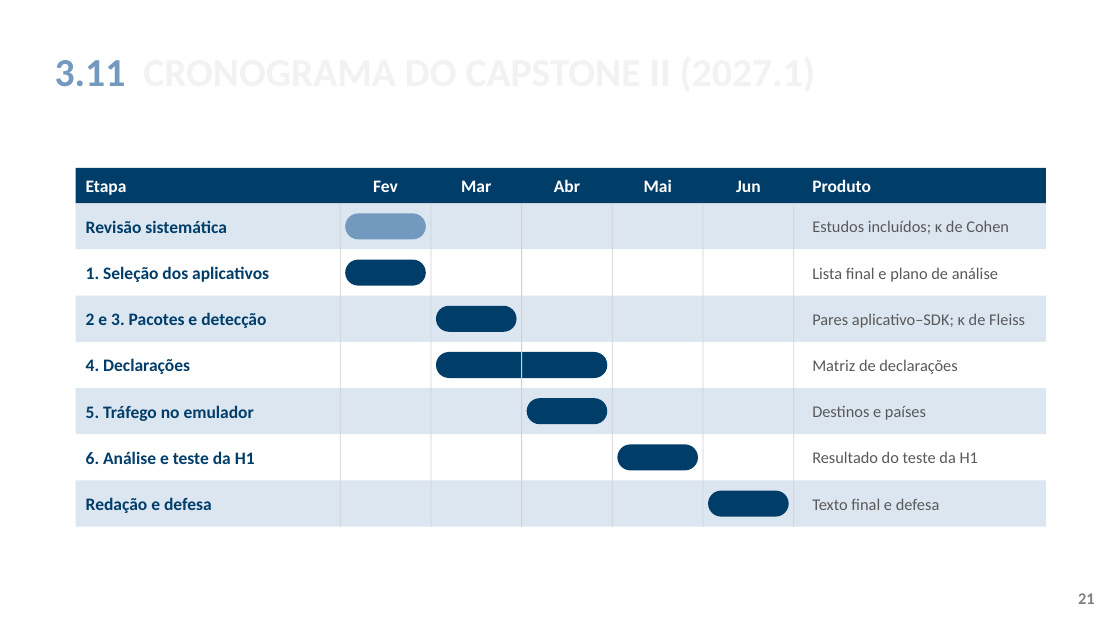
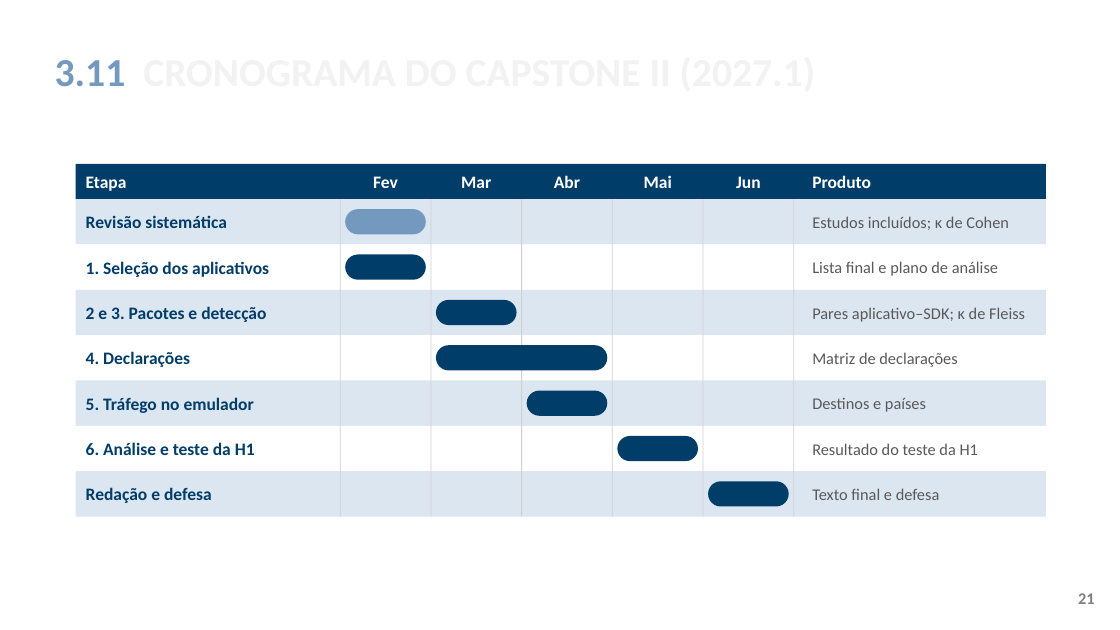
Before and after one commit to ClaudioAMF1/TCC, a slide deck: slide 21 of tcc/apresentacao/apresentacao-defesa-final.pptx. Drawn at 1120x630 pixels with LibreOffice and Linux fonts; fonts in the diff are those of the drawing; background and template pictures are left out. Boxes give left, top, right and bottom in pixels: in the first picture for what was removed or moved away, otherwise in the second. Text is boxed around its words. In the diff, an @@ line names an element or a change of style, - is before the commit and + after.

```diff
--- a/tcc/apresentacao/apresentacao-defesa-final.pptx
+++ b/tcc/apresentacao/apresentacao-defesa-final.pptx
@@ rectangle: place and size @@
-rectangle at [339, 203, 340, 527]
+rectangle at [339, 199, 340, 517]
@@ rectangle: place and size @@
-rectangle at [430, 203, 431, 527]
+rectangle at [430, 199, 431, 517]
@@ rectangle: place and size @@
-rectangle at [522, 203, 523, 527]
+rectangle at [522, 199, 523, 517]
@@ rectangle: place and size @@
-rectangle at [613, 203, 613, 527]
+rectangle at [613, 199, 613, 517]
@@ rectangle: place and size @@
-rectangle at [703, 203, 704, 527]
+rectangle at [703, 199, 704, 517]
@@ rectangle: place and size @@
-rectangle at [793, 203, 794, 527]
+rectangle at [793, 199, 794, 517]
@@ 17 texts, 6 rectangles, 4 rounded rectangles: place and size @@
-17 texts, 6 rectangles, 4 rounded rectangles at [76, 168, 1046, 434]
+17 texts, 6 rectangles, 4 rounded rectangles at [76, 164, 1046, 426]
@@ rounded rectangle: place and size @@
-rounded rectangle at [708, 491, 789, 517]
+rounded rectangle at [527, 391, 607, 416]
@@ 4 texts, 2 rectangles, 1 rounded rectangle: place and size @@
-4 texts, 2 rectangles, 1 rounded rectangle at [76, 434, 1046, 527]
+4 texts, 2 rectangles, 1 rounded rectangle at [76, 426, 1046, 517]
@@ rounded rectangle: place and size @@
-rounded rectangle at [527, 398, 607, 424]
+rounded rectangle at [708, 481, 789, 507]
```
Also in this commit, not shown: 18 other slides changed, 2 other files.
